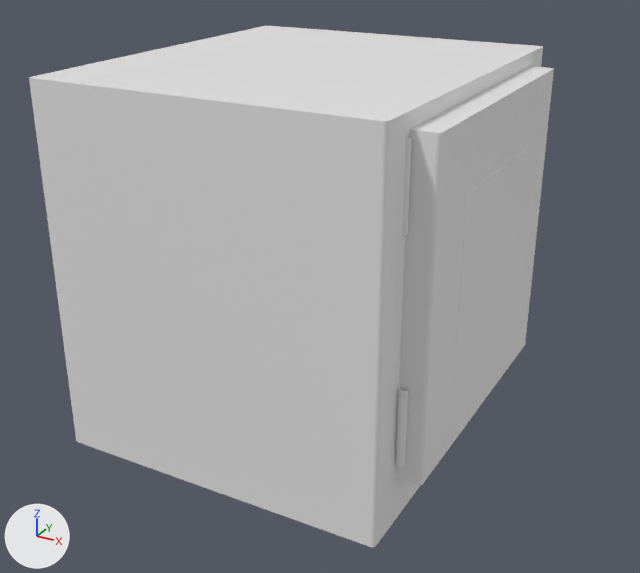
Two versions of the FBX model Export Art/Motel/Props/MoneySafe.fbx, one commit apart.
Before and after are seen from a 50 mm camera at (0.807, -1.43, 0.963) aimed at (0.051, -0.055, 0.276). Every picture has the same lights, and +X, +Y and +Z are marked at lower left. The older version comes first. Where no turn or scale is listed for an object, it has been applied to the vertices. Vertices at exactly the same position are counted once.

Names of what the first picture shows: 'SafeDoorHingeTop'.
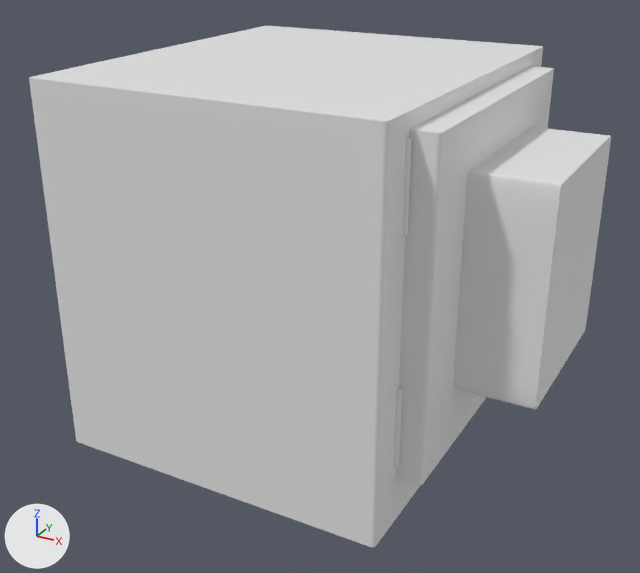
Where the change shows, as pixel boxes [x1, y1, x2, y2] in the pictures (640 x 573 px):
'SafeDoorHingeTop', reshaped (11% wider)
    before: [29, 25, 554, 547]
    after: [29, 26, 611, 547]
part 1 of me_cube_615, added
    after: [453, 127, 611, 410]
part 2 of me_cube_615, deleted
    before: [453, 146, 530, 389]
part 3 of me_cube_615, cut back
    before: [29, 25, 554, 468]
    after: [29, 26, 554, 467]

Edits to the bpy script that builds the scene:
```text
Change me_cube_615:
    used by ob_safedoorhingetop; location = (0.323, -0.299, 0.583)
    remove me_cube_615.from_pydata(...)  # 332 vertices, 172 faces; spans x -0.648..0.05, y -0.07..0.669, z -0.597..0.109
    add me_cube_615.from_pydata(...)  # 424 vertices, 218 faces; spans x -0.648..0.192, y -0.07..0.669, z -0.597..0.109
    me_cube_615 part 1: a new loose piece of 88 vertices spanning x -0.154..0.192, y 0.126..0.467, z -0.386..-0.004, in mat_material_202 (white #e7e7e7)
    me_cube_615 part 2: the loose piece of 68 vertices spanning x -0.012..0.05, y 0.126..0.467, z -0.386..-0.041 is deleted
    me_cube_615 part 3
    66 vertices are removed from x -0.648..0.02, y -0.005..0.669, z -0.597..0.109
    42 faces are deleted
    2 vertices move within x 0.007, y -0.003, z -0.476..-0.331
    102 vertices are added at x -0.648..0.01, y -0.005..0.669, z -0.597..0.109
    36 new vertices lie (0.0, 0.0, 0.145) away from vertices in x -0.006..0.01, y -0.005..0.007, z -0.476
    78 new faces join them
```
